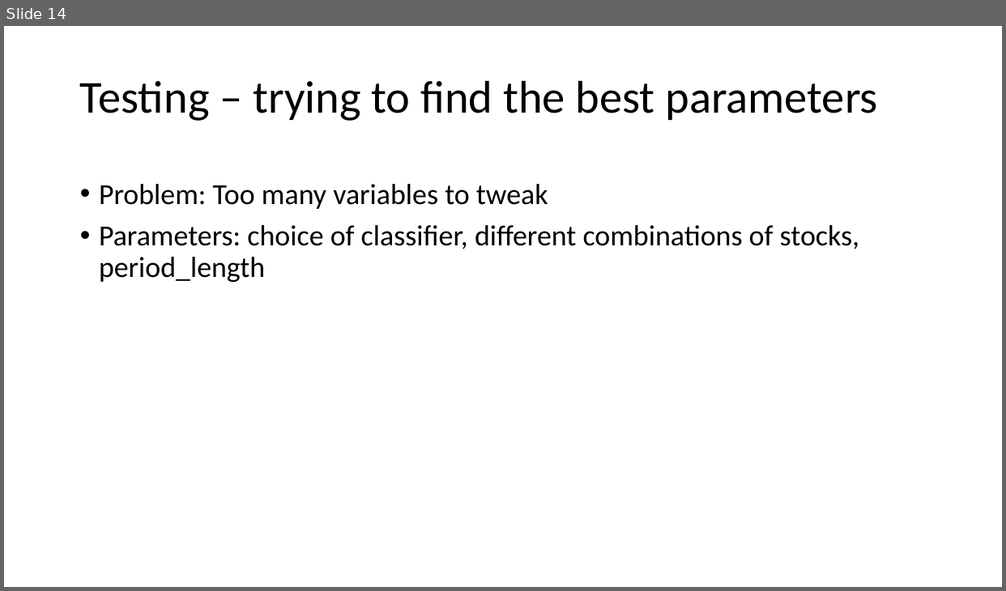
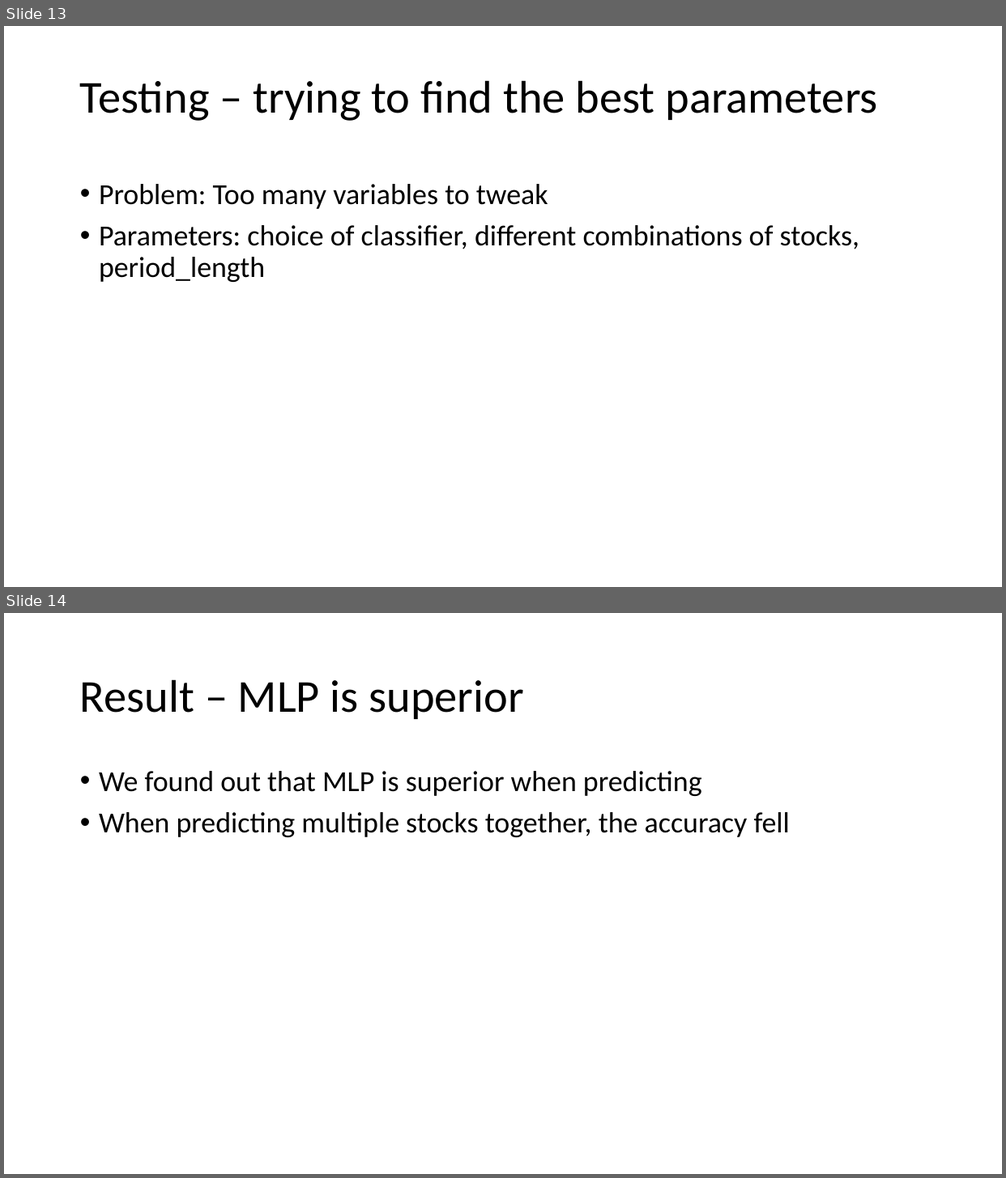
Before and after one commit to djikoSal/MarketGenie, a slide deck: Predicting commodities stocks.pptx. Shown one above the other, each under a label of ours: slide 14 before the commit, slides 13 and 14 after it. The pictures are 1006x591 and 1006x1178 pixels, drawn with LibreOffice and Linux fonts; fonts in the diff are those of the drawing. Boxes give left, top, right and bottom in pixels: in the first picture for what was removed or moved away, otherwise in the second. Text is boxed around its words. In the diff, an @@ line names an element or a change of style, - is before the commit and + after.

```diff
--- a/Predicting commodities stocks.pptx
+++ b/Predicting commodities stocks.pptx
@@ slide 14 added at bbox=[4, 613, 1002, 1174], background #FFFFFF @@
@@ title added at bbox=[80, 679, 524, 719], 44 pt, text #000000 @@
+Result – MLP is superior
@@ text added at bbox=[99, 771, 790, 837], 28 pt, text #000000 @@
+• We found out that MLP is superior when predicting
+• When predicting multiple stocks together, the accuracy fell
@@ what was slide 14 is now slide 13 @@
```
Also in this commit, not shown: 2 slides changed, 2 other slides added, 1 slide removed, 1 other file.
